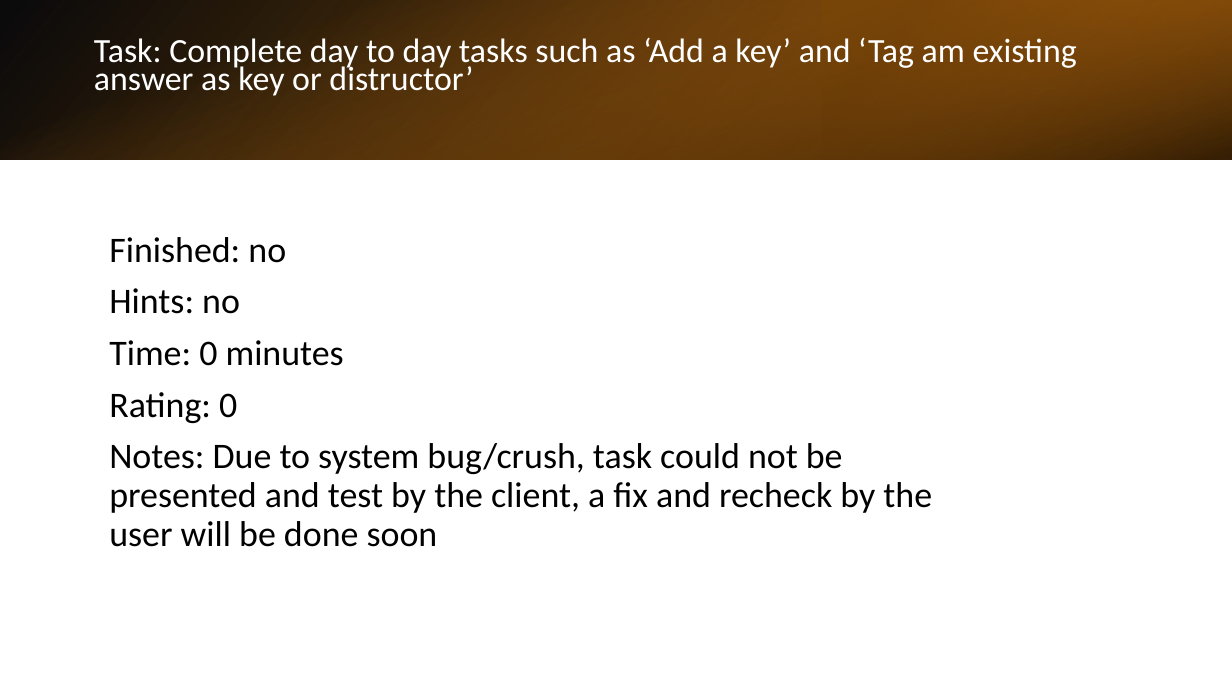
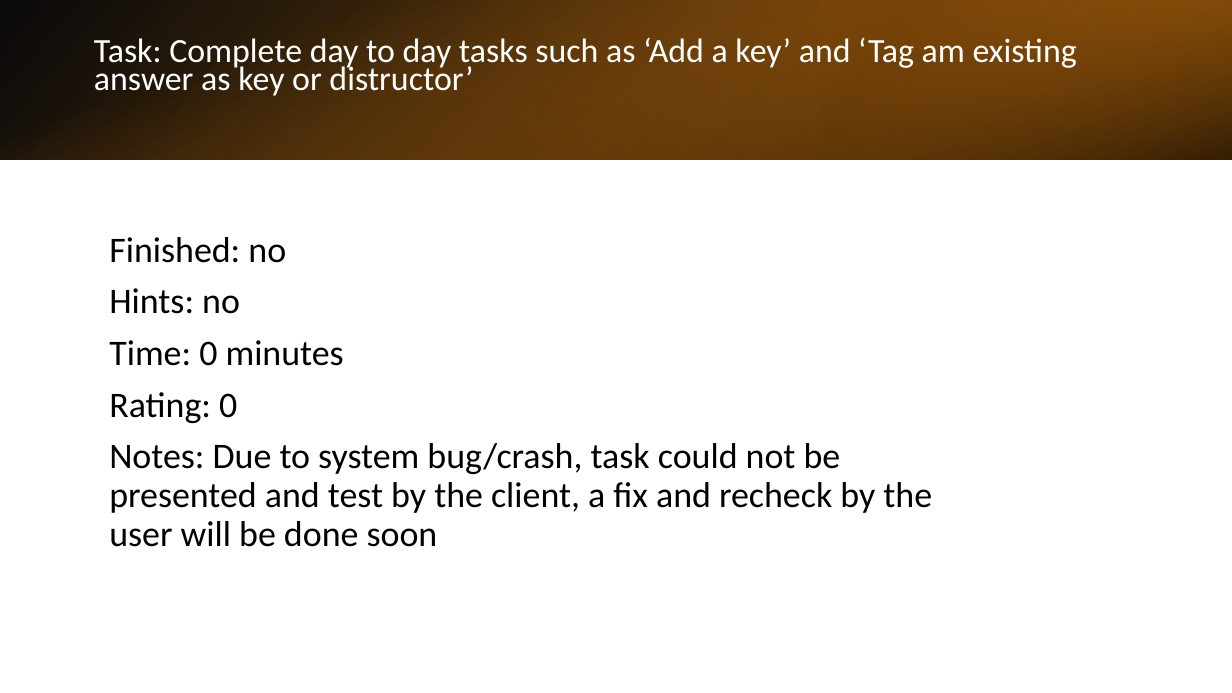
Before and after one commit to RoiTief/Exam-Management-System, a slide deck: slide 13 of docs/slide_07_05_24.pptx (slide 11 before the commit). Drawn at 1232x693 pixels with LibreOffice and Linux fonts; fonts in the diff are those of the drawing. Boxes give left, top, right and bottom in pixels: in the first picture for what was removed or moved away, otherwise in the second. Text is boxed around its words. In the diff, an @@ line names an element or a change of style, - is before the commit and + after.

```diff
--- a/docs/slide_07_05_24.pptx
+++ b/docs/slide_07_05_24.pptx
@@ text at [109,443,932,547]: text changed @@
-Notes: Due to system bug/crush, task could not be presented and test by the client, a fix and recheck by the user will be done soon
+Notes: Due to system bug/crash, task could not be presented and test by the client, a fix and recheck by the user will be done soon
```
Also in this commit, not shown: 2 other slides changed, 7 slides added, 5 slides removed.
